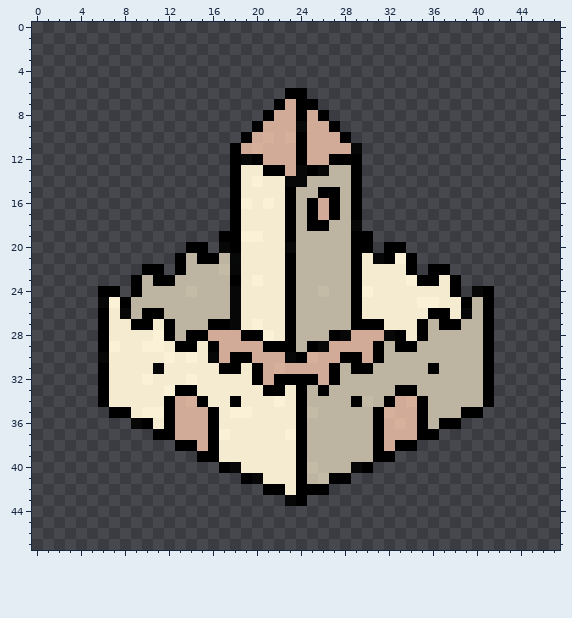
Two states of a pixel-art sprite, artwork/sprites/paper/full_48x48/castle/castle.png. The first picture shows the starting point.
The file is 48x48 pixels. Colours within 5 levels of each other are drawn and written as one.
After:
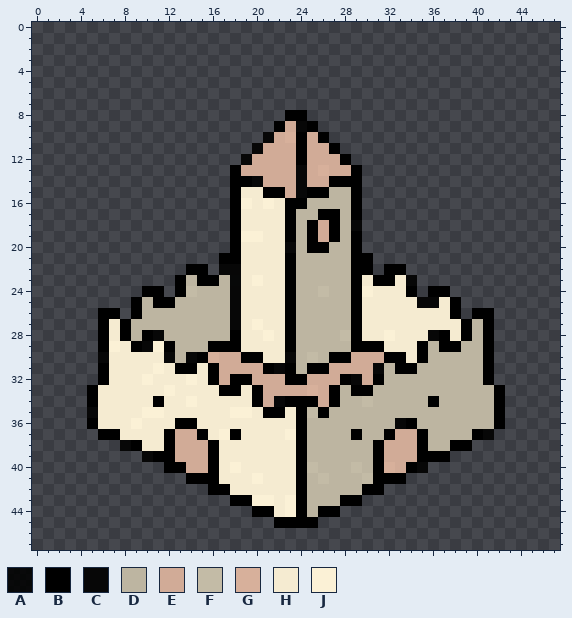
Palette (. is transparent): A #000000df  B #000000  C #070707  D #bdb5a1  E #d1ab97  F #c3bba6  G #d7b09b  H #f5ebd1  J #fbf1d6
Diff:
@@ x 0..47 @@
  5 ................................................
- 6 .......................BB.......................
- 7 ......................BEBB......................
- 8 .....................BEEBEB.....................
- 9 ....................BEEECEEB....................
-10 ...................BEGEGBEEEB...................
-11 ..................BEGEEEBEEEEC..................
-12 ..................BCBEEEBEEBBB..................
-13 ..................BHHBBECBCDDB..................
-14 ..................BHJHHCCDDDDB..................
-15 ..................BHHHHBDDBBDB..................
-16 ..................BJHJHBDBEBDB..................
-17 ..................BHHHHBDBEBDB..................
-18 ..................BHHHHBDBBDDC..................
-19 .................BBJJHHBDDDDDBB.................
-20 ..............BB.CBHHHHCDDDDDBB.BB..............
-21 .............BDBBDAHHHHBDDDDDBHCBJB.............
-22 ..........BB.BDDDFCHHHHBDDDDDBHHHHB.BB..........
-23 .........BDBBDDDDDBHJHHBDDDDDBHHHHJBBHB.........
-24 ......BB.BDDDDFDDDCHHHHBDDFDDBJHHHHHHHB.CB......
-25 ......CJBDDDDDDDDDCHHHHBDDDDDBHHHHHJJHHBDB......
-26 ......BHCDBBDDDDDDCHHHHBDDDDDBHHHHHHBBHCDB......
-27 ......BHHBBHBDDDBBCHJHHBDDDDDBBBHHHBDBBDDB......
-28 ......BHHHHJBDBBEEEBBJHBDDDBCEEECBHBDDDDDB......
-29 ......BJHHJJHBBHBEEEEBBBDBCEEEEBDBBDDDDDDB......
-30 ......CHHHHHJHJHCEBBEEECBGEEBBEBDDDDDDDDDB......
-31 ......BHHHHCHHHHHBBHBEGEEEEBDBBDDDDDBDDDDB......
-32 ......BHHHJHHHJHHHHHBEBBBBEBDDDDDDDDDDDDDB......
-33 ......BHHHHHJBBHHHHHHBBHBDBDDDDDDBBDDDDDDB......
-34 ......BHHHHHBEGBHHBHHHJHBDDDDBFDBEGBDDDDDB......
-35 .......BBHJJBEEEBHJJHHHHBFDDDDDBGEEBDDDBB.......
-36 .........CBHBEEEBHHHHHHHBDDDDDDBEGEBDBB.........
-37 ...........BBEEEBJHHHHHJBDDDDDDBEEEBB...........
-38 .............BBEBHHHHHHHBDDDDDDBEBB.............
-39 ...............BBHHHHHHHBDDDDDDBB...............
-40 .................BCHHHHHBFDDDCB.................
-41 ...................BCHHHBDFBB...................
-42 .....................BBHBBB.....................
-43 .......................CB.......................
-44 ................................................
-45 ................................................
+ 6 ................................................
+ 7 ................................................
+ 8 .......................BB.......................
+ 9 ......................BECB......................
+10 .....................CEGBEB.....................
+11 ....................CEEEBEEB....................
+12 ...................CEEEEBEEEB...................
+13 ..................BEEEEECEGEEB..................
+14 ..................BBCEEECEEBBB..................
+15 ..................BHHBBECBBDDB..................
+16 ..................BJHJHBBDDDDB..................
+17 ..................BHHHHBDDBBDB..................
+18 ..................BHHHHBDBEBDC..................
+19 ..................BJJHHBDBEBDB..................
+20 ..................BHHHHCDBBDDB..................
+21 .................BBHHHHBDDDDDBB.................
+22 ..............BB.CCHHHHBDDDDDBB.BB..............
+23 .............BDBBDAHJHHBDDDDDBHBBHC.............
+24 ..........BB.BFDDDCHHHHBDDFDDBJHHHB.BB..........
+25 .........BDBBDDDDDCHHHHBDDDDDBHHHHHCCHB.........
+26 ......BB.BDDDDDDDDCHHHHBDDDDDBHHHHHHHHB.BB......
+27 ......BHBDDDDDDDDDCHJHHBDDDDDBHHHHHHHHHBDB......
+28 ......BHBDBCDDDDDDBHHJHBDDDDFBHHJHHHCBHBDB......
+29 ......BJHBCJBDDDBBBHHHHBDDDDDBBBHHHBDBBDDB......
+30 ......CHHHHHCDCBGEEBBHHCDFDBBEEEBBHBDDDDDB......
+31 ......BHHHHJHBBHBEEEEBCBDBBEEEECDBBDDDDDDB......
+32 ......BHHHJHHHJHBEBBEEEBBEEEBCEBDDDDDDDDDB......
+33 .....BHHHHHHJHHHHBBHBEEEEGEBDBBDDDDDDDDDDDB.....
+34 .....BHHHHHBHHJHHHHHBECBBBEBDDFDDDDDBDDDDDB.....
+35 .....CHHHHJJHHHHHHJJHBBHBFBDDDDDDDDDDDDDDDB.....
+36 .....BHHHJHHHBBHHHHHHHHHBDDDDDDDDCBDDDDDDDB.....
+37 ......BBHHHHBEEBHJBHHHHJBDDDDBDDBEEBDDDDBC......
+38 ........CBHHBEEEBHHHHHHHBDDDDDDBEEEBDDBB........
+39 ..........CBBEEEBHHHHHHHBDDDDDDBEEEBBB..........
+40 ............BBEEBHJHHHHHBFDDDFDBGEBC............
+41 ..............BBBHHHJHHHBDFDDDFBBB..............
+42 ................BBHHHHHHBDDDDDBB................
+43 ..................BBJJHJBDDDBB..................
+44 ....................BBHJBDBB....................
+45 ......................BBBB......................
 46 ................................................
Changed places in both pictures, as pixel boxes (x1, y1, x2, y2):
changed: (87, 88, 505, 528)
